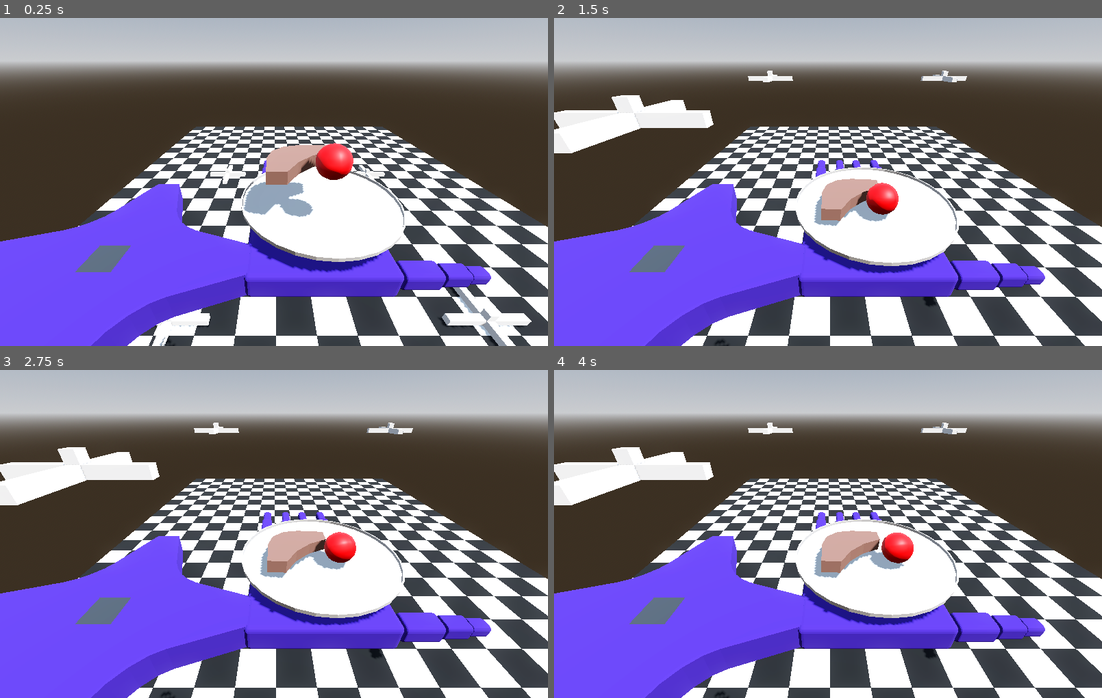
Above: before the commit, frames 1-4 (two rows, left to right).
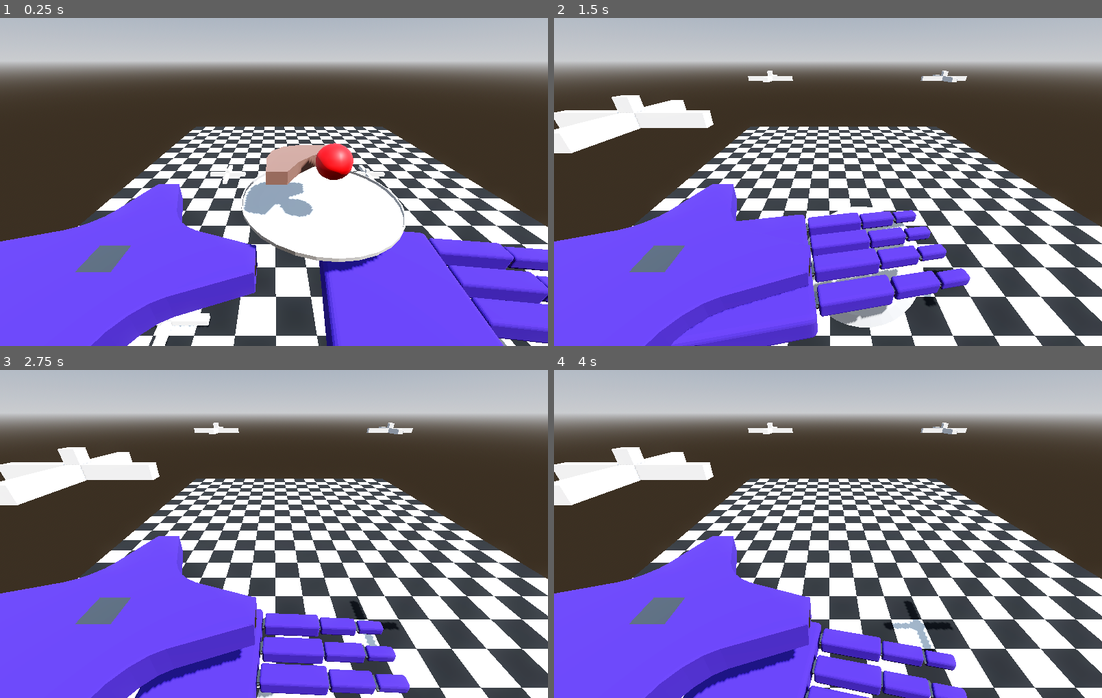
Above: after the commit, the same moments.

Repository: Odoxical/Please-Wait
Game: Godot game, scene res://scenes/Main.tscn
The game is run twice, just before and just after one commit, with the same random seed, the same clock (stepped at 60 frames per second) and the same inputs.
Inputs (mouse positions are in pixels of both pictures, inside the frame that each line leads up to):
- Up to frame 1 (0.25 s): no input
- Up to frame 2 (1.5 s): move the mouse to (855, 182) at 0.52 s; hold Mouse wheel down (Scroll_Down) 0.53-1.28 s; hold W (move_forward) from 0.53 s (still down); tap Mouse wheel up (Scroll_Up) at 0.8, 1.35 s; move the mouse to (800, 182) at 1.27 s
- Up to frame 3 (2.75 s): keep holding W (move_forward); tap Ctrl (panic) at 1.55, 2.1 s; move the mouse to (284, 527) at 2.02 s; hold Mouse wheel down (Scroll_Down) from 2.03 s (still down)
- Up to frame 4 (4 s): keep holding W (move_forward); move the mouse to (822, 540) at 2.77 s; release Mouse wheel down (Scroll_Down) at 2.78 s; tap Mouse wheel down (Scroll_Down) at 2.85 s; tap Mouse wheel up (Scroll_Up) at 3.05 s; move the mouse to (866, 537) at 3.52 s; hold Mouse wheel up (Scroll_Up) from 3.53 s (still down); tap Ctrl (panic) at 3.8 s

The runs differ from the first frame. In frame 1, 12% of the frame differs, in the area x 29-100%, y 43-100%; in frame 2, 14%; in frame 3, 14%; in frame 4, 14%, in the area x 23-90%, y 43-100%.
Error before the commit: Invalid access to property or key 'normal_arm_length' on a base object of type 'Nil'. (res://scripts/Grabber.gd:9)

Commit message:
1 hour not nuff

Diff:
--- a/Test2.tscn
+++ b/Test2.tscn
@@ -2,7 +2,6 @@
 
 [ext_resource type="PackedScene" uid="uid://bof05yv81ttwj" path="res://Models/Body.glb" id="1_f4j51"]
 [ext_resource type="PackedScene" path="res://scenes/foot_target.tscn" id="2_nhswp"]
-[ext_resource type="Script" uid="uid://y4ghqgbupjpl" path="res://HandConfig.gd" id="3_7h64q"]
 [ext_resource type="PackedScene" uid="uid://cggdcokop0eif" path="res://Models/Foot.glb" id="3_i3nkf"]
 [ext_resource type="Script" uid="uid://bcsmfwe8jf8e4" path="res://scripts/foot_controller.gd" id="4_6soe1"]
 [ext_resource type="Resource" uid="uid://bbkdx3c4vg358" path="res://resources/foot_config.tres" id="5_7h64q"]
@@ -20,14 +19,6 @@
 
 [sub_resource type="StandardMaterial3D" id="Material_knee"]
 albedo_color = Color(0.2, 0.65, 1, 1)
-
-[sub_resource type="Resource" id="Resource_f1fu2"]
-script = ExtResource("3_7h64q")
-normal_speed = 50
-panic_speed = 100
-normal_arm_length = 2
-panic_arm_length = 3
-metadata/_custom_type_script = "uid://y4ghqgbupjpl"
 
 [node name="Node3D" type="Node3D" unique_id=1018644971]
 
@@ -228,8 +219,11 @@
 [node name="AnimationPlayer" type="AnimationPlayer" parent="Quadruped/Body" unique_id=1232022978]
 
 [node name="Hand" parent="Quadruped/Body" unique_id=120564580 instance=ExtResource("7_i3nkf")]
-transform = Transform3D(-4.371139e-09, 0, -0.1, 0, 0.1, 0, 0.1, 0, -4.371139e-09, 0, 0.5, 0)
-config = SubResource("Resource_f1fu2")
+transform = Transform3D(-4.371139e-09, 0, -0.1, 0, 0.1, 0, 0.1, 0, -4.371139e-09, 0, 0.5, 0.06893873)
+normal_speed = 200
+panic_speed = 400
+normal_arm_length = 1.6
+panic_arm_length = 2.4
 
 [node name="FootTargets" type="Node3D" parent="Quadruped" unique_id=2017630132]
 
--- a/scripts/Grabber.gd
+++ b/scripts/Grabber.gd
@@ -1,67 +1,75 @@
 extends CharacterBody3D
 
-@export var config: HandConfig
+@export_category("Hand Config")
+@export var normal_speed = 250
+@export var panic_speed = 500
+@export var normal_arm_length: float = 0.8
+@export var panic_arm_length: float = 1.2
+@export var normal_smoothing = 0.95
+@export var panic_smoothing = 0.5
+@export var mouse_sensitivity: float = 0.0015
+
 var panic_mode = false
 var height = 0
-var ground_plane = Plane(Vector3.UP,height)
-var speed_factor : float
-var hand_target_y
-var arm_length=config.normal_arm_length
-
+var ground_plane = Plane(Vector3.UP, height)
+var speed_factor: float
+var arm_length = normal_arm_length
+var min_arm_length = arm_length/5
 
 func _ready():
 	Input.mouse_mode = Input.MOUSE_MODE_CAPTURED
 
 func _unhandled_input(event):
 	if event is InputEventMouseMotion:
-		print(event.relative)
-		if position.x >-arm_length and position.x<arm_length:
-			position.x += event.relative.x * speed_factor
-		elif position.x <-arm_length and event.relative.x * speed_factor>0:
-			position.x += event.relative.x * speed_factor
-		elif position.x >arm_length and event.relative.x * speed_factor<0:
-			position.x += event.relative.x * speed_factor
+
+		var flat_pos = Vector2(position.x, position.z)
+		var dist = flat_pos.length()
+		var reach = clamp(dist / arm_length, 0.0, 1.0)
+		var raw_move = Vector2(event.relative.x, event.relative.y) * mouse_sensitivity
+		if dist > 0.001:
+			var radial_dir = flat_pos.normalized()
+			var tangent_dir = Vector2(-radial_dir.y, radial_dir.x)
+			var radial_amount = raw_move.dot(radial_dir)
+			var tangent_amount = raw_move.dot(tangent_dir)
+			if radial_amount > 0.0:
+				radial_amount *= 1.0 - reach * reach
+			var move = radial_dir * radial_amount + tangent_dir * tangent_amount
+			var new_pos = flat_pos + move
+			if new_pos.length() > arm_length:
+				new_pos = new_pos.normalized() * arm_length
+			position.x = new_pos.x
+			position.z = new_pos.y
+			if new_pos.length() > arm_length:
+				new_pos = new_pos.normalized() * arm_length
+			if new_pos.length() > 0.001 and new_pos.length() < min_arm_length:
+				new_pos = new_pos.normalized() * min_arm_length
 		else:
-			pass
-
-		if position.z >-arm_length and position.z<arm_length:
-			position.z += event.relative.y * speed_factor
-		elif position.z <-arm_length and event.relative.y * speed_factor>0:
-			position.z += event.relative.y * speed_factor
-		elif position.z >arm_length and event.relative.y * speed_factor<0:
-			position.z += event.relative.y * speed_factor
-		else:
-			pass
+			var new_pos = flat_pos + raw_move
+			if new_pos.length() > arm_length:
+				new_pos = new_pos.normalized() * arm_length
+			position.x = new_pos.x
+			position.z = new_pos.y
+			if new_pos.length() > arm_length:
+				new_pos = new_pos.normalized() * arm_length
+			if new_pos.length() > 0.001 and new_pos.length() < min_arm_length:
+				new_pos = new_pos.normalized() * min_arm_length
 	if Input.is_action_pressed("Scroll_Up"):
-		if panic_mode==false:
-			velocity.y += config.normal_speed*speed_factor
-		else:
-			velocity.y += config.panic_speed*speed_factor
+		velocity.y += (panic_speed if panic_mode else normal_speed) * speed_factor/5
 	if Input.is_action_pressed("Scroll_Down"):
-		if panic_mode==false:
-			velocity.y -= config.normal_speed*speed_factor
-		else:
-			velocity.y -= config.panic_speed*speed_factor
+		velocity.y -= (panic_speed if panic_mode else normal_speed) * speed_factor/5
 	if Input.is_action_pressed("escape_mouse_capture"):
 		Input.mouse_mode = Input.MOUSE_MODE_VISIBLE
 	if Input.is_action_just_pressed("panic"):
-		if panic_mode==false:
-			panic_mode=true
-		elif panic_mode==true:
-			panic_mode=false
+		panic_mode = !panic_mode
 
 func _process(delta):
-	if panic_mode == true:
-		arm_length=config.panic_arm_length
-	else:
-		arm_length=config.normal_arm_length
+	print(position)
+	arm_length = panic_arm_length if panic_mode else normal_arm_length
+	speed_factor = delta * (2.0 if panic_mode else 1.0)
+	position.y += velocity.y * speed_factor
+	velocity.y *= panic_smoothing if panic_mode else normal_smoothing
 
-	if panic_mode==false:
-		speed_factor = delta
-	else:
-		speed_factor = delta*2
-	position.y += velocity.y*speed_factor
-	if panic_mode == false:
-		velocity.y*=config.normal_smoothing
-	else:
-		velocity.y*=config.panic_smoothing
+	var flat_pos = Vector2(position.x, position.z)
+	if flat_pos.length() > 0.05:
+		var angle = atan2(flat_pos.x, flat_pos.y) + PI / 2
+		rotation.y = angle
